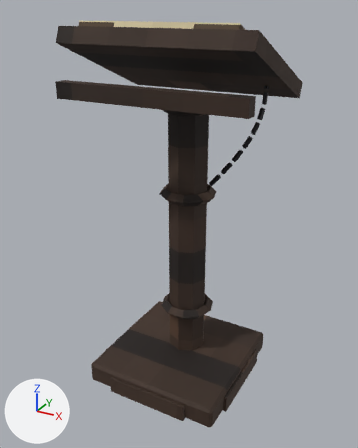
A saved change to the Blender file blender/chained_lectern.blend.
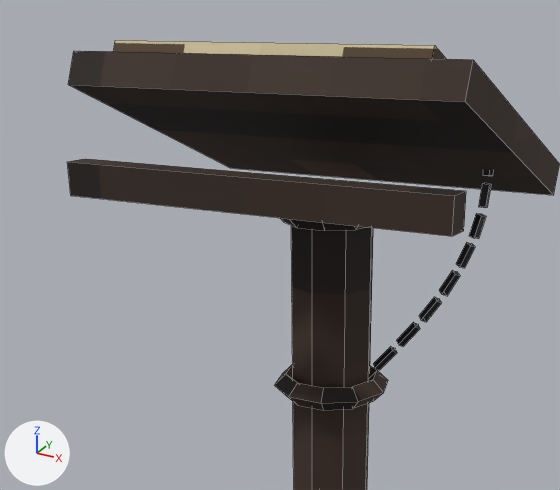
Each version appears first whole from a 50 mm lens placed at (0.754, -1.386, 1.292), pointed at (-0.002, -0.012, 0.605), and next in a close-up on the part from 6% to 85% of the width and 0% to 55% of the height. The axes (+X, +Y, +Z) are drawn at lower left. The lights are the same throughout. The first two pictures are the older version. The close-ups show mesh edges as thin lines.

Objects in the first close-up: 'body'.
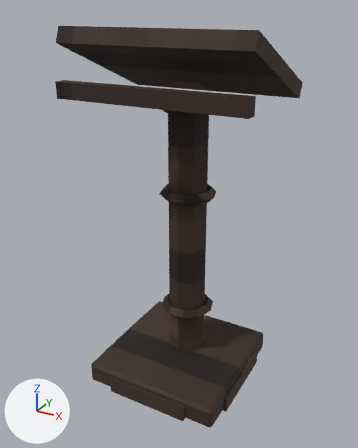
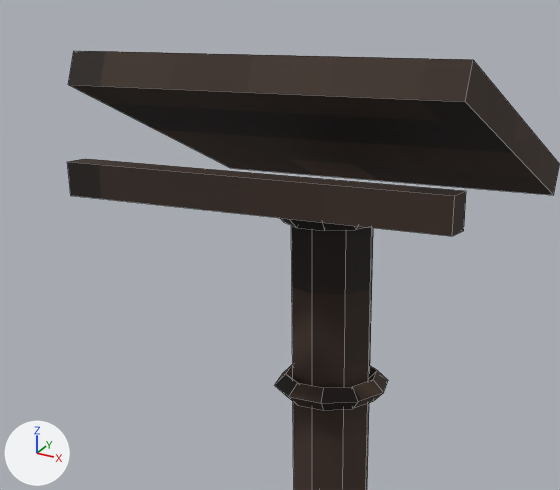
What the commit changed:
me_body_mesh is used by ob_body; location (0.0, 0.0, 0.0).
me_body_mesh had 304 vertices, 264 faces and spanned x -0.31..0.31, y -0.26..0.26, z 0.0..1.254.
me_body_mesh now has 208 vertices, 192 faces and spans x -0.31..0.31, y -0.26..0.26, z 0.0..1.239.
me_body_mesh part 1: 12 loose pieces with 96 vertices, spanning x -0.27..0.27, y -0.174..0.184, z 0.727..1.254, are deleted.
me_body_mesh no longer uses material mat_c_pages (picture img_m_c_pages_png).
me_body_mesh no longer uses material mat_c_velvet (picture img_m_c_velvet_png).
me_body_mesh no longer uses material mat_e_iron (picture img_m_e_iron_png).

Location of each change, (x1, y1, x2, y2) in pixels of the close-ups (560 x 490 px):
'body', reshaped: before (67, 40, 560, 490); after (67, 51, 560, 490)
part 1 of me_body_mesh, deleted: before (114, 40, 493, 370)
